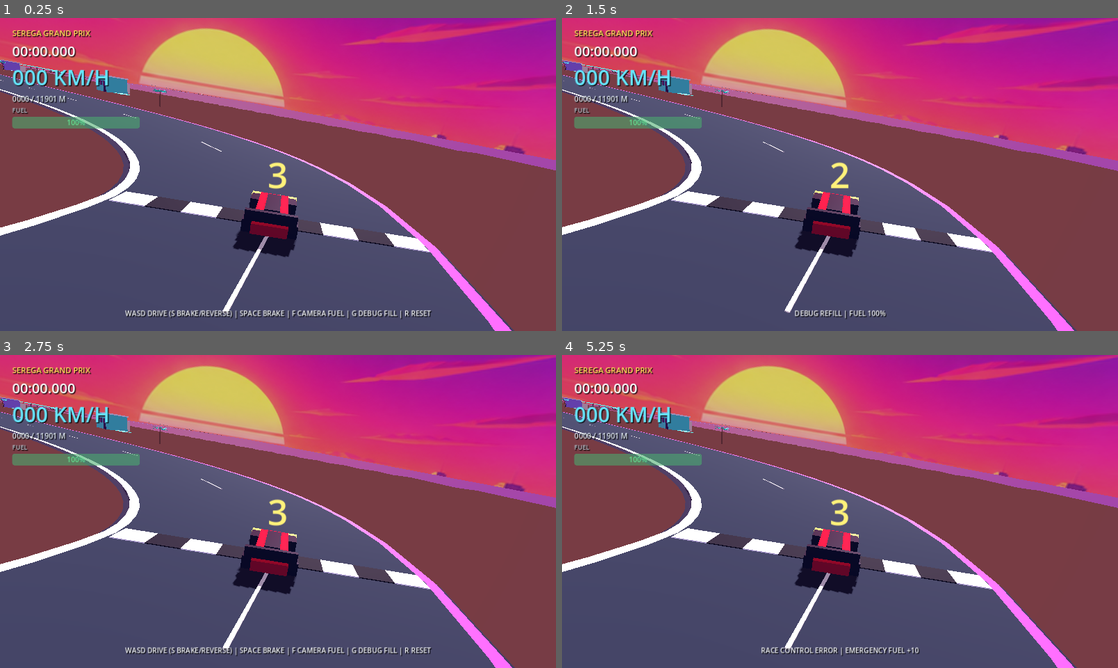
Above: before the commit, frames 1-4 (two rows, left to right).
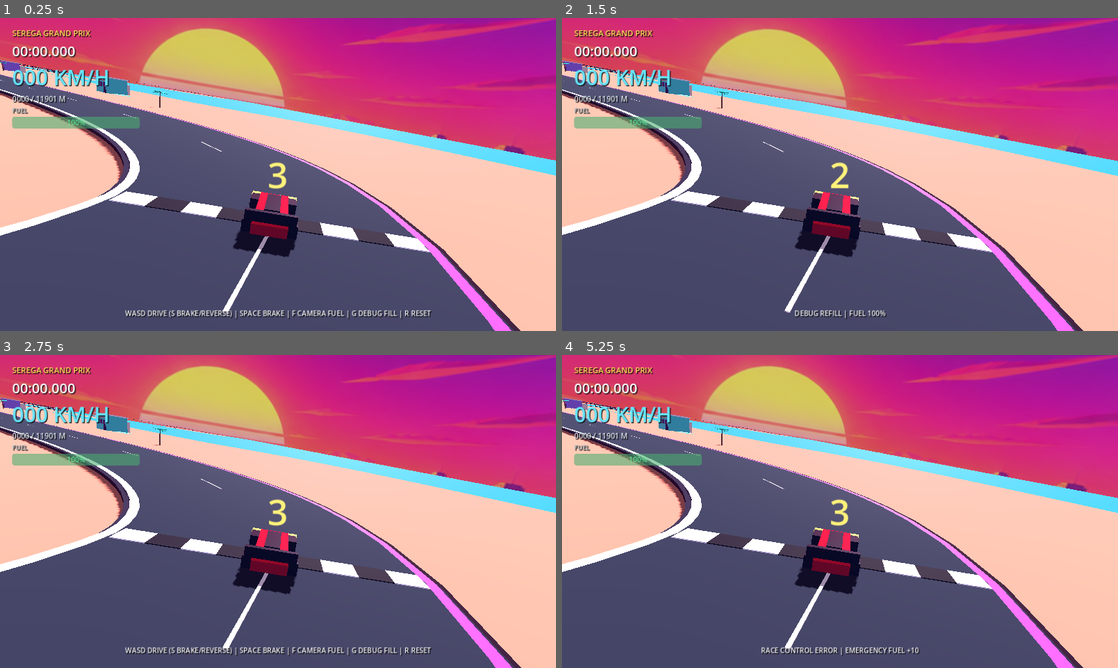
Above: after the commit, the same moments.

Repository: marticampgin/serega-racing
Game: Godot game, scene res://scenes/main.tscn
Same seed, same stepped clock (60 frames per second), same inputs: the game is played once before the commit and once after it.
Inputs:
- Up to frame 1 (0.25 s): no input
- Up to frame 2 (1.5 s): hold D 0.53-1.28 s; hold F 0.53-1.28 s; tap Space at 0.77 s; hold S from 1.28 s (still down); tap G at 1.35 s
- Up to frame 3 (2.75 s): tap Space at 1.52 s; tap Enter at 2 s; release S at 2.03 s; hold D from 2.03 s (still down); hold R from 2.03 s (still down)
- Up to frame 4 (5.25 s): tap Space at 2.75, 3.02, 3.77, 4.25, 4.52 s; release D at 2.78 s; release R at 2.78 s; hold W 2.78-3.53 s; tap F at 2.85 s; tap Enter at 3.5, 5 s; hold G 3.53-4.28 s; hold A 3.53-5.03 s; tap R at 4.35 s; hold S from 5.03 s (still down); hold F from 5.03 s (still down)

The runs differ from the first frame. In frame 1, 27% of the frame differs, in the area x 0-100%, y 13-100%; in frame 2, 26%; in frame 3, 26%; in frame 4, 26%.

Commit message:
Rebuild sand and sea as shaped heightfields

Diff:
--- a/scripts/main.gd
+++ b/scripts/main.gd
@@ -289,6 +289,8 @@
 	# A slightly wider lower ribbon gives the zero-thickness racing surface a clear
 	# dark deck edge at bridges, flyovers, and coastal shoulders.
 	add_child(build_course_ribbon(0.0, TRACK_LENGTH, ROAD_WIDTH + 1.4, 0.0, -0.18, deck_side))
+	add_child(build_course_side_skirt(-1.0, 0.38, deck_side))
+	add_child(build_course_side_skirt(1.0, 0.38, deck_side))
 	add_child(build_course_ribbon(0.0, TRACK_LENGTH, 0.6, ROAD_WIDTH * 0.5, 0.045, curb_red))
 	add_child(build_course_ribbon(0.0, TRACK_LENGTH, 0.6, -ROAD_WIDTH * 0.5, 0.045, curb_white))
 	# Dashed centre markings and a single start/finish checkerboard.
@@ -323,6 +325,31 @@
 		add_surface_triangle(surface, a_left, b_left, b_right, frame_a.basis.y, frame_b.basis.y, frame_b.basis.y)
 		add_surface_triangle(surface, a_left, b_right, a_right, frame_a.basis.y, frame_b.basis.y, frame_a.basis.y)
 	var instance := MeshInstance3D.new()
+	instance.mesh = surface.commit()
+	instance.material_override = material
+	return instance
+
+
+func build_course_side_skirt(side: float, depth: float, material: Material) -> MeshInstance3D:
+	var surface := SurfaceTool.new()
+	surface.begin(Mesh.PRIMITIVE_TRIANGLES)
+	var sample_count := maxi(1, ceili(TRACK_LENGTH / ROAD_SAMPLE_STEP))
+	var lateral := side * (ROAD_WIDTH + 1.4) * 0.5
+	for sample_index in range(sample_count):
+		var offset_a := TRACK_LENGTH * float(sample_index) / sample_count
+		var offset_b := TRACK_LENGTH * float(sample_index + 1) / sample_count
+		var frame_a := course.sample_course(offset_a)
+		var frame_b := course.sample_course(offset_b)
+		var top_a := frame_a.origin + frame_a.basis.x * lateral
+		var top_b := frame_b.origin + frame_b.basis.x * lateral
+		var bottom_a := top_a - frame_a.basis.y * depth
+		var bottom_b := top_b - frame_b.basis.y * depth
+		var normal_a := frame_a.basis.x * side
+		var normal_b := frame_b.basis.x * side
+		add_surface_triangle(surface, top_a, bottom_b, top_b, normal_a, normal_b, normal_b)
+		add_surface_triangle(surface, top_a, bottom_a, bottom_b, normal_a, normal_a, normal_b)
+	var instance := MeshInstance3D.new()
+	instance.name = "RoadDeckSide"
 	instance.mesh = surface.commit()
 	instance.material_override = material
 	return instance
--- a/scripts/world_builder.gd
+++ b/scripts/world_builder.gd
@@ -3,23 +3,27 @@
 
 ## Lightweight, deterministic scenery for the map-driven island course.
 ## All placements derive from CourseLayout baked distance. Scenery roots are
-## grounded at y=0; road elevation is deliberately never used as terrain height.
+## grounded to a shaped sand/seabed heightfield beneath the racing surface.
 
 const SEA_LEVEL := -1.4
-const SEA_FLOOR := -3.2
-const TERRAIN_TOP := 1.7
+const SEA_FLOOR := -3.8
+const TERRAIN_TOP := 1.32
 const PARTY_ISLAND_TOP := 0.0
-const TERRAIN_GRID := 12.0
-const OCEAN_GRID := 18.0
+const TERRAIN_GRID := 14.0
+const OCEAN_GRID := 14.0
 const ROAD_CLEARANCE := 14.0
+const ROAD_GROUND_GAP := 0.65
+const SUBMERGED_GROUND_GAP := 1.8
+const SHORE_BLEND := 26.0
+const ROUTE_BUCKET_SIZE := 192.0
 
 var _parent: Node3D
 var _course: CourseLayout
 var _rng := RandomNumberGenerator.new()
 var _materials: Dictionary = {}
 var _route_samples: Array[Dictionary] = []
-var _water_route_samples: Array[Vector3] = []
-var _submerged_route_samples: Array[Vector3] = []
+var _route_buckets: Dictionary = {}
+var _submerged_buckets: Dictionary = {}
 var mesh_instance_count := 0
 
 
@@ -30,7 +34,6 @@
 	_build_materials()
 	_cache_route_samples()
 	_build_ocean_and_islands()
-	_build_submerged_trench()
 	_build_bridge()
 	_build_underwater_tunnel()
 	_build_elevated_flyovers()
@@ -46,27 +49,62 @@
 	print("WorldBuilder: %d scenery meshes" % mesh_instance_count)
 
 
-func terrain_height_at(_world_xz: Vector2) -> float:
-	## The main island mesh uses one authored grade just below the normal road.
-	return TERRAIN_TOP
+func terrain_height_at(world_xz: Vector2) -> float:
+	return _ground_height_at(world_xz)
 
 
 func _cache_route_samples() -> void:
 	_route_samples.clear()
-	_water_route_samples.clear()
-	_submerged_route_samples.clear()
+	_route_buckets.clear()
+	_submerged_buckets.clear()
 	var offset := 0.0
 	while offset < _course.length():
 		var point := _course.point_at(offset)
 		var zone := _course.zone_at(offset)
 		var below_island_grade := point.y < TERRAIN_TOP - 0.2
-		var water_route := zone in ["bridge", "underwater_tunnel"] or _offset_near_water_zone(offset, 95.0) or below_island_grade
-		_route_samples.append({"offset": offset, "point": point, "zone": zone, "water": water_route})
-		if water_route:
-			_water_route_samples.append(point)
-		if zone == "underwater_tunnel" or below_island_grade:
-			_submerged_route_samples.append(point)
-		offset += 24.0
+		var near_water_structure := _offset_near_water_zone(offset, 220.0)
+		var water_route := zone in ["bridge", "underwater_tunnel"]
+		var submerged_route := zone == "underwater_tunnel" or (below_island_grade and near_water_structure)
+		var route_sample := {"offset": offset, "point": point, "zone": zone, "water": water_route, "submerged": submerged_route}
+		_route_samples.append(route_sample)
+		_add_to_bucket(_route_buckets, _bucket_key(Vector2(point.x, point.z)), route_sample)
+		if submerged_route:
+			_add_to_bucket(_submerged_buckets, _bucket_key(Vector2(point.x, point.z)), point)
+		offset += 12.0
+
+
+func _bucket_key(position: Vector2) -> Vector2i:
+	return Vector2i(floori(position.x / ROUTE_BUCKET_SIZE), floori(position.y / ROUTE_BUCKET_SIZE))
+
+
+func _add_to_bucket(buckets: Dictionary, key: Vector2i, value: Variant) -> void:
+	if not buckets.has(key):
+		buckets[key] = []
+	(buckets[key] as Array).append(value)
+
+
+func _nearby_route_samples(position: Vector2) -> Array[Dictionary]:
+	var result: Array[Dictionary] = []
+	var center := _bucket_key(position)
+	for bucket_x in range(center.x - 1, center.x + 2):
+		for bucket_y in range(center.y - 1, center.y + 2):
+			var key := Vector2i(bucket_x, bucket_y)
+			if _route_buckets.has(key):
+				for sample: Dictionary in _route_buckets[key]:
+					result.append(sample)
+	return result
+
+
+func _nearby_submerged_samples(position: Vector2) -> Array[Vector3]:
+	var result: Array[Vector3] = []
+	var center := _bucket_key(position)
+	for bucket_x in range(center.x - 1, center.x + 2):
+		for bucket_y in range(center.y - 1, center.y + 2):
+			var key := Vector2i(bucket_x, bucket_y)
+			if _submerged_buckets.has(key):
+				for point: Vector3 in _submerged_buckets[key]:
+					result.append(point)
+	return result
 
 
 func _offset_near_water_zone(offset: float, buffer: float) -> bool:
@@ -104,7 +142,7 @@
 	_materials = {
 		# Opaque water prevents the panorama and underwater geometry from being
 		# alpha-sorted through each other. The tunnel supplies its own interior.
-		"ocean": _material(Color("087f9f"), 0.18, 0.2),
+		"ocean": _material(Color("087f9f"), 0.0, 0.78),
 		"sand": _material(Color("b97457"), 0.0, 0.9),
 		"rock": _material(Color("59476f"), 0.0, 0.88),
 		"asphalt": _material(Color("242832"), 0.0, 0.9),
@@ -127,8 +165,8 @@
 		"yellow": _emissive(Color("ffe45e"), 1.2),
 		"tunnel_glass": _material(Color("174f6f"), 0.35, 0.16),
 	}
-	# The procedural terrain grid is visible from both winding conventions and
-	# from low coastal camera angles.
+	# Two-sided terrain and sea stay visible at low shoreline angles and through
+	# steep tunnel depressions in the Compatibility renderer.
 	(_materials["sand"] as StandardMaterial3D).cull_mode = BaseMaterial3D.CULL_DISABLED
 	(_materials["ocean"] as StandardMaterial3D).cull_mode = BaseMaterial3D.CULL_DISABLED
 
@@ -223,9 +261,9 @@
 		if _other_road_clearance(candidate_position, offset) >= ROAD_CLEARANCE:
 			position = candidate_position
 			break
-	position.y = TERRAIN_TOP
+	position.y = _ground_height_at(Vector2(position.x, position.z))
 	var root := _grounded_root(name, position, groups)
-	var target := Vector3(road.x, TERRAIN_TOP, road.z)
+	var target := Vector3(road.x, position.y, road.z)
 	root.look_at(target, Vector3.UP)
 	root.set_meta("course_offset", offset)
 	return root
@@ -244,6 +282,25 @@
 	return best
 
 
+func _road_prism_is_clear(position: Vector3, own_offset: float, radius: float, bottom: float, top: float) -> bool:
+	var required_clearance := 8.5 + radius + 1.0
+	var sample_offset := 0.0
+	while sample_offset < _course.length():
+		var arc_distance := absf(sample_offset - own_offset)
+		arc_distance = minf(arc_distance, _course.length() - arc_distance)
+		if arc_distance < 110.0:
+			sample_offset += 4.0
+			continue
+		var point: Vector3 = _course.point_at(sample_offset)
+		if point.y < bottom - 1.0 or point.y > top + 1.0:
+			sample_offset += 4.0
+			continue
+		if Vector2(position.x, position.z).distance_to(Vector2(point.x, point.z)) < required_clearance:
+			return false
+		sample_offset += 4.0
+	return true
+
+
 func _zone_spans(zone_name: String) -> Array[Dictionary]:
 	var spans: Array[Dictionary] = []
 	for entry: Dictionary in _course.course_zones:
@@ -271,62 +328,20 @@
 		maximum.y = maxf(maximum.y, point.z)
 	var center := (minimum + maximum) * 0.5
 	var ocean_size := maximum - minimum + Vector2(650.0, 650.0)
-	# One opaque grid surface avoids alpha sorting and vertical horizon faces. A
-	# narrow opening follows the submerged tunnel, preventing the water surface
-	# from being drawn over the descending car and tunnel portals.
-	var ocean_surface := SurfaceTool.new()
-	ocean_surface.begin(Mesh.PRIMITIVE_TRIANGLES)
 	var ocean_min := center - ocean_size * 0.5
 	var ocean_max := center + ocean_size * 0.5
-	var ocean_x := floorf(ocean_min.x / OCEAN_GRID) * OCEAN_GRID
-	while ocean_x < ocean_max.x:
-		var ocean_z := floorf(ocean_min.y / OCEAN_GRID) * OCEAN_GRID
-		while ocean_z < ocean_max.y:
-			var cell_center := Vector2(ocean_x + OCEAN_GRID * 0.5, ocean_z + OCEAN_GRID * 0.5)
-			var tunnel_distance := INF
-			for tunnel_point: Vector3 in _submerged_route_samples:
-				tunnel_distance = minf(tunnel_distance, cell_center.distance_squared_to(Vector2(tunnel_point.x, tunnel_point.z)))
-			if tunnel_distance > 26.0 * 26.0:
-				_add_flat_cell(ocean_surface, ocean_x, ocean_z, OCEAN_GRID, SEA_LEVEL)
-			ocean_z += OCEAN_GRID
-		ocean_x += OCEAN_GRID
-	var ocean := _mesh_instance(ocean_surface.commit(), _materials.ocean, 2600.0)
+	# Both layers are connected indexed heightfields. Sand slopes continuously to
+	# the seabed; the opaque sea overlays it and depresses smoothly beneath the
+	# enclosed tunnel. No cells are deleted, so there are no horizon holes.
+	var ocean_mesh := _build_heightfield_mesh(ocean_min, ocean_max, OCEAN_GRID, Callable(self, "_ocean_height_at"))
+	var ocean := _mesh_instance(ocean_mesh, _materials.ocean, 2600.0)
 	ocean.name = "OceanSurface"
 	_parent.add_child(ocean)
 	ocean.add_to_group("ocean_scenery")
-
-	# Build one non-overlapping grid surface instead of hundreds of coplanar
-	# cylinders. Cells near the complete bridge/tunnel route (including buffered
-	# approaches) are removed, so land cannot cover a submerged road from another
-	# branch of the course.
-	var terrain_surface := SurfaceTool.new()
-	terrain_surface.begin(Mesh.PRIMITIVE_TRIANGLES)
-	var terrain_min := minimum - Vector2(190.0, 190.0)
-	var terrain_max := maximum + Vector2(190.0, 190.0)
-	var x := floorf(terrain_min.x / TERRAIN_GRID) * TERRAIN_GRID
-	while x < terrain_max.x:
-		var z := floorf(terrain_min.y / TERRAIN_GRID) * TERRAIN_GRID
-		while z < terrain_max.y:
-			var cell_center := Vector2(x + TERRAIN_GRID * 0.5, z + TERRAIN_GRID * 0.5)
-			var nearest_land_distance := INF
-			var nearest_zone := ""
-			for route_sample: Dictionary in _route_samples:
-				var route_point: Vector3 = route_sample.point
-				var route_distance := cell_center.distance_squared_to(Vector2(route_point.x, route_point.z))
-				if route_distance < nearest_land_distance and not bool(route_sample.water):
-					nearest_land_distance = route_distance
-					nearest_zone = str(route_sample.zone)
-			var nearest_water_distance := INF
-			for water_point: Vector3 in _water_route_samples:
-				nearest_water_distance = minf(nearest_water_distance, cell_center.distance_squared_to(Vector2(water_point.x, water_point.z)))
-			var half_width := _terrain_half_width(nearest_zone)
-			if nearest_land_distance <= half_width * half_width and nearest_water_distance > 34.0 * 34.0:
-				_add_terrain_cell(terrain_surface, x, z)
-			z += TERRAIN_GRID
-		x += TERRAIN_GRID
+	var terrain_mesh := _build_heightfield_mesh(ocean_min, ocean_max, TERRAIN_GRID, Callable(self, "_ground_height_at"))
 	var terrain := MeshInstance3D.new()
 	terrain.name = "IslandTerrain"
-	terrain.mesh = terrain_surface.commit()
+	terrain.mesh = terrain_mesh
 	terrain.material_override = _materials.sand
 	terrain.cast_shadow = GeometryInstance3D.SHADOW_CASTING_SETTING_ON
 	terrain.visibility_range_end = 2600.0
@@ -343,18 +358,80 @@
 	return 78.0
 
 
-func _add_terrain_cell(surface: SurfaceTool, x: float, z: float) -> void:
-	_add_flat_cell(surface, x, z, TERRAIN_GRID, TERRAIN_TOP)
-
-
-func _add_flat_cell(surface: SurfaceTool, x: float, z: float, size: float, height: float) -> void:
-	var a := Vector3(x, height, z)
-	var b := Vector3(x, height, z + size)
-	var c := Vector3(x + size, height, z + size)
-	var d := Vector3(x + size, height, z)
-	for point in [a, b, c, a, c, d]:
-		surface.set_normal(Vector3.UP)
-		surface.add_vertex(point)
+func _build_heightfield_mesh(minimum: Vector2, maximum: Vector2, spacing: float, height_sampler: Callable) -> ArrayMesh:
+	var aligned_min := Vector2(floorf(minimum.x / spacing) * spacing, floorf(minimum.y / spacing) * spacing)
+	var columns := ceili((maximum.x - aligned_min.x) / spacing) + 1
+	var rows := ceili((maximum.y - aligned_min.y) / spacing) + 1
+	var surface := SurfaceTool.new()
+	surface.begin(Mesh.PRIMITIVE_TRIANGLES)
+	for row in range(rows):
+		for column in range(columns):
+			var x := aligned_min.x + column * spacing
+			var z := aligned_min.y + row * spacing
+			surface.set_uv(Vector2(x, z) * 0.025)
+			surface.add_vertex(Vector3(x, float(height_sampler.call(Vector2(x, z))), z))
+	for row in range(rows - 1):
+		for column in range(columns - 1):
+			var a := row * columns + column
+			var b := (row + 1) * columns + column
+			var c := b + 1
+			var d := a + 1
+			for index in [a, b, c, a, c, d]:
+				surface.add_index(index)
+	surface.generate_normals()
+	return surface.commit()
+
+
+func _ground_height_at(world_xz: Vector2) -> float:
+	var nearest_land_distance := INF
+	var nearest_land_zone := ""
+	var nearest_water_distance := INF
+	var nearest_route_distance := INF
+	var road_ceiling := INF
+	for sample: Dictionary in _nearby_route_samples(world_xz):
+		var point: Vector3 = sample.point
+		var distance := world_xz.distance_to(Vector2(point.x, point.z))
+		nearest_route_distance = minf(nearest_route_distance, distance)
+		if bool(sample.water):
+			nearest_water_distance = minf(nearest_water_distance, distance)
+		else:
+			if distance < nearest_land_distance:
+				nearest_land_distance = distance
+				nearest_land_zone = str(sample.zone)
+		if distance < 23.0:
+			var submerged := bool(sample.get("submerged", false))
+			var gap := SUBMERGED_GROUND_GAP if submerged else ROAD_GROUND_GAP
+			road_ceiling = minf(road_ceiling, point.y - gap)
+	var island_width := _terrain_half_width(nearest_land_zone)
+	var island_weight := smoothstep(-SHORE_BLEND, SHORE_BLEND, island_width - nearest_land_distance)
+	var height := lerpf(SEA_FLOOR, TERRAIN_TOP, island_weight)
+	var channel_weight := 1.0 - smoothstep(22.0, 48.0, nearest_water_distance)
+	height = lerpf(height, SEA_FLOOR, channel_weight)
+	var noise := sin(world_xz.x * 0.025) * cos(world_xz.y * 0.031) * 0.34
+	noise += sin((world_xz.x + world_xz.y) * 0.011) * 0.18
+	var noise_weight := smoothstep(0.62, 0.9, island_weight) * smoothstep(18.0, 58.0, nearest_route_distance)
+	height += noise * noise_weight
+	if road_ceiling < INF:
+		height = minf(height, road_ceiling)
+	return height
+
+
+func _ocean_height_at(world_xz: Vector2) -> float:
+	# The sea stays level at shore. Sand supplies the elevation variation; waves
+	# here would repeatedly cross the sloped beach and create cyan polygon islands.
+	var open_sea_height := SEA_LEVEL
+	var nearest_distance := INF
+	var nearest_point := Vector3.ZERO
+	for point: Vector3 in _nearby_submerged_samples(world_xz):
+		var distance := world_xz.distance_to(Vector2(point.x, point.z))
+		if distance < nearest_distance:
+			nearest_distance = distance
+			nearest_point = point
+	if nearest_distance == INF:
+		return open_sea_height
+	var depression := minf(SEA_LEVEL, nearest_point.y - 0.8)
+	var weight := 1.0 - smoothstep(11.0, 24.0, nearest_distance)
+	return lerpf(open_sea_height, depression, weight)
 
 
 func _build_start_coast() -> void:
@@ -557,17 +634,21 @@
 			for side in [-1.0, 1.0]:
 				var road := _course.point_at(offset)
 				var position: Vector3 = road + _course.lateral_at(offset) * float(side) * (24.0 + (index % 3) * 5.0)
-				position.y = TERRAIN_TOP
-				_add_palm_world(position, 0.72 + (index % 4) * 0.11)
+				# Rhythm palms used to bypass all route-clearance logic, allowing a
+				# different loop branch to pass through trunks and fronds.
+				position.y = _ground_height_at(Vector2(position.x, position.z))
+				if position.y > SEA_LEVEL + 0.12 and _road_prism_is_clear(position, offset, 4.6, position.y, position.y + 11.0):
+					var palm := _grounded_root("Palm", position, ["palm_scenery"])
+					palm.set_meta("course_offset", offset)
+					_add_palm_at(palm, Vector3.ZERO, 0.72 + (index % 4) * 0.11)
 			if index % 2 == 0:
-				_add_lamp(offset, -1.0 if index % 4 == 0 else 1.0)
+				var lamp_side := -1.0 if index % 4 == 0 else 1.0
+				var lamp_road := _course.point_at(offset)
+				var lamp_position := lamp_road + _course.lateral_at(offset) * lamp_side * 12.5
+				if _ground_height_at(Vector2(lamp_position.x, lamp_position.z)) > SEA_LEVEL + 0.12:
+					_add_lamp(offset, lamp_side)
 		offset += 195.0
 		index += 1
-
-
-func _add_palm_world(position: Vector3, scale_factor: float) -> void:
-	var root := _grounded_root("Palm", position, ["palm_scenery"])
-	_add_palm_at(root, Vector3.ZERO, scale_factor)
 
 
 func _add_palm_at(parent: Node, position: Vector3, scale_factor: float) -> void:
@@ -625,48 +706,6 @@
 			_box(portal, Vector3(21.0, 0.65, 1.0), Vector3(0, 10.5, 0), _materials.pink, 1100.0)
 
 
-func _build_submerged_trench() -> void:
-	# The ocean has a narrow opening above the descending road. A dark road-following
-	# bed closes that opening from below, so the sky panorama can never leak through
-	# the water gap at either portal.
-	var surface := SurfaceTool.new()
-	surface.begin(Mesh.PRIMITIVE_TRIANGLES)
-	var offset := 0.0
-	while offset < _course.length() - 6.0:
-		var next_offset := offset + 6.0
-		var point_a := _course.point_at(offset)
-		var point_b := _course.point_at(next_offset)
-		var submerged_a := _course.zone_at(offset) == "underwater_tunnel" or point_a.y < TERRAIN_TOP - 0.2
-		var submerged_b := _course.zone_at(next_offset) == "underwater_tunnel" or point_b.y < TERRAIN_TOP - 0.2
-		if submerged_a and submerged_b:
-			var frame_a := _course.sample_course(offset)
-			var frame_b := _course.sample_course(next_offset)
-			var center_a := frame_a.origin - frame_a.basis.y * 1.8
-			var center_b := frame_b.origin - frame_b.basis.y * 1.8
-			var a_left := center_a - frame_a.basis.x * 32.0
-			var a_right := center_a + frame_a.basis.x * 32.0
-			var b_left := center_b - frame_b.basis.x * 32.0
-			var b_right := center_b + frame_b.basis.x * 32.0
-			for vertex: Vector3 in [a_left, b_left, b_right, a_left, b_right, a_right]:
-				surface.set_normal(Vector3.UP)
-				surface.add_vertex(vertex)
-			# Retaining walls close the vertical gap between this bed and the ocean
-			# surface, which otherwise reveals the panorama below the horizon.
-			if a_left.y < SEA_LEVEL and b_left.y < SEA_LEVEL:
-				var a_left_top := Vector3(a_left.x, SEA_LEVEL, a_left.z)
-				var b_left_top := Vector3(b_left.x, SEA_LEVEL, b_left.z)
-				var a_right_top := Vector3(a_right.x, SEA_LEVEL, a_right.z)
-				var b_right_top := Vector3(b_right.x, SEA_LEVEL, b_right.z)
-				for vertex: Vector3 in [a_left, b_left_top, b_left, a_left, a_left_top, b_left_top, a_right, b_right, b_right_top, a_right, b_right_top, a_right_top]:
-					surface.set_normal(Vector3.UP)
-					surface.add_vertex(vertex)
-		offset = next_offset
-	var bed := _mesh_instance(surface.commit(), _materials.rock, 1400.0)
-	bed.name = "SubmergedTrenchBed"
-	bed.add_to_group("submerged_floor")
-	_parent.add_child(bed)
-
-
 func _build_elevated_flyovers() -> void:
 	var offset := 0.0
 	var elevated_index := 0
@@ -681,15 +720,24 @@
 			rail_root.add_to_group("flyover")
 			_parent.add_child(rail_root)
 			for side in [-1.0, 1.0]:
-				var rail := _box(rail_root, Vector3(0.3, 1.05, 13.0), Vector3(side * 9.2, 0.54, 0), _materials.cyan, 1000.0)
+				var rail := _box(rail_root, Vector3(0.34, 0.72, 13.0), Vector3(side * 9.2, 0.37, 0), _materials.steel, 1000.0)
 				rail.add_to_group("flyover_boundary")
+				_box(rail_root, Vector3(0.16, 0.13, 13.0), Vector3(side * 9.2, 0.8, 0), _materials.cyan, 1000.0)
 			if elevated_index % 3 == 0:
-				var support_height := point.y - TERRAIN_TOP - 0.35
+				var support_lateral := 10.6
+				var support_ground := _ground_height_at(Vector2(point.x, point.z))
+				var support_height := point.y - support_ground - 0.35
 				if support_height > 1.0:
 					for side in [-1.0, 1.0]:
-						var support_xz := point + _course.lateral_at(offset) * float(side) * 6.5
-						var support := _cylinder(_parent, 0.7, support_height, Vector3(support_xz.x, TERRAIN_TOP + support_height * 0.5, support_xz.z), _materials.steel, 0.62, 900.0, 10)
-						support.add_to_group("flyover")
+						var support_xz := point + _course.lateral_at(offset) * float(side) * support_lateral
+						var ground_y := _ground_height_at(Vector2(support_xz.x, support_xz.z))
+						var candidate_height := point.y - ground_y - 0.35
+						var candidate_position := Vector3(support_xz.x, ground_y + candidate_height * 0.5, support_xz.z)
+						if candidate_height > 1.0 and _road_prism_is_clear(candidate_position, offset, 0.7, ground_y, point.y):
+							var support := _cylinder(_parent, 0.7, candidate_height, candidate_position, _materials.steel, 0.62, 900.0, 10)
+							support.add_to_group("flyover")
+							support.add_to_group("flyover_support")
+							support.set_meta("course_offset", offset)
 			elevated_index += 1
 		offset += 12.0
 
